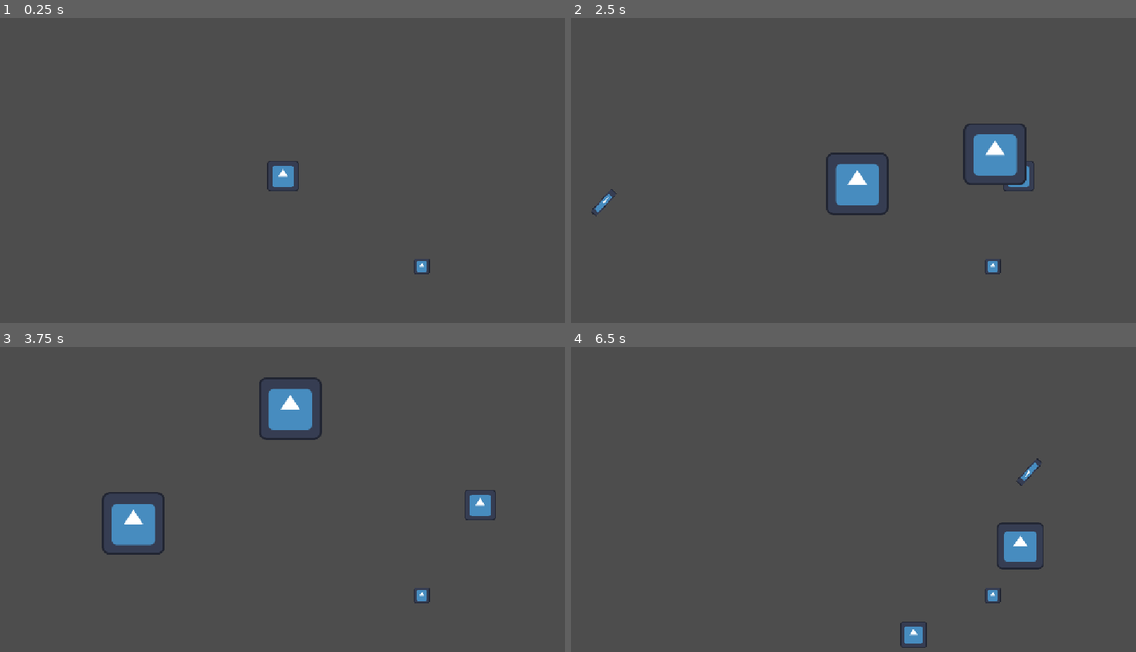
Above: before the commit, frames 1-4 (two rows, left to right).
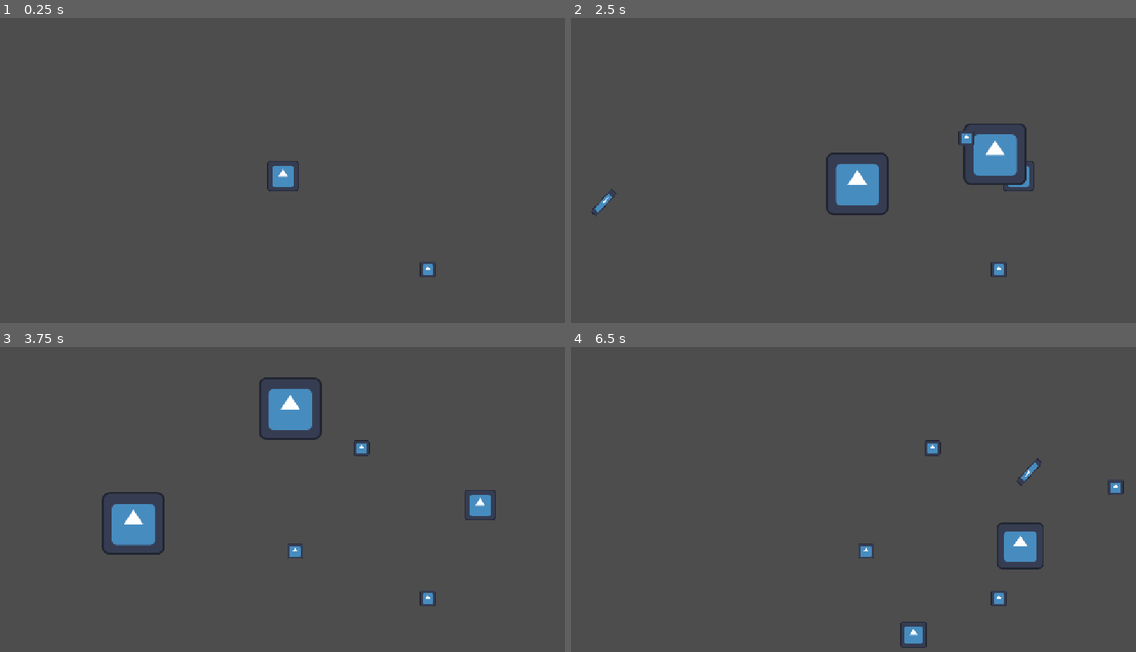
Above: after the commit, the same moments.

Repository: williamorriss/GMTK2026
Game: Godot game, scene res://abilities/playground.tscn
Two runs of this game, one before a commit and one after it. Both use one fixed random seed, a clock stepped at 60 frames per second and the inputs below. The engine's default icon, where the game draws it, is replaced by a stand-in: a white triangle on a blue panel in a dark square.
Inputs (mouse positions are in pixels of both pictures, inside the frame that each line leads up to):
- Up to frame 1 (0.25 s): no input
- Up to frame 2 (2.5 s): tap Enter (ui_accept) at 0.5, 0.77, 1.52 s; move the mouse to (977, 161) at 0.52 s; hold D (RIGHT) 0.53-2.03 s; click (977, 161) at 0.6 s; tap 1 (MAGIC_1) at 0.8, 1.35 s; move the mouse to (740, 191) at 1.27 s; tap 2 (MAGIC_2) at 1.55, 2.1 s; move the mouse to (910, 106) at 2.02 s; hold A (LEFT) from 2.03 s (still down); tap 3 (MAGIC_3) at 2.3 s
- Up to frame 3 (3.75 s): move the mouse to (254, 569) at 2.77 s; release A (LEFT) at 2.78 s; hold D (RIGHT) from 2.78 s (still down); tap 3 (MAGIC_3) at 2.85 s; tap Enter (ui_accept) at 3.02 s; tap 4 (MAGIC_4) at 3.05, 3.6 s; move the mouse to (452, 554) at 3.52 s
- Up to frame 4 (6.5 s): tap Enter (ui_accept) at 3.77, 4.52, 6.02 s; click (1023, 554) at 3.8 s; move the mouse to (684, 456) at 4.27 s; release D (RIGHT) at 4.28 s; hold A (LEFT) 4.28-5.03 s; click (684, 456) at 4.35 s; tap 1 (MAGIC_1) at 4.55, 5.85 s; move the mouse to (881, 505) at 5.02 s; hold D (RIGHT) 5.03-5.78 s; tap Space (DASH) at 5.1 s; tap 2 (MAGIC_2) at 5.3 s; move the mouse to (768, 426) at 5.77 s; hold A (LEFT) from 5.78 s (still down); tap 3 (MAGIC_3) at 6.05 s

The runs differ from the first frame. In frame 1, 0.1% of the frame differs, in the area x 73-78%, y 78-85%; in frame 2, 0.2%; in frame 3, 0.3%; in frame 4, 0.4%, in the area x 50-98%, y 30-85%.

Commit message:
Feature: spikes

Diff:
--- /dev/null
+++ b/gmtk-2026/abilities/mana_spikes/mana_spikes.gd
@@ -0,0 +1,11 @@
+class_name ManaSpikes
+extends Ability
+
+func _init(player: Node2D) -> void:
+	super._init(player)
+	_ability_data = preload("res://abilities/mana_spikes/spikes_data.tres")
+
+func activate_ability() -> void:
+	var direction: Vector2 = (_player.get_global_mouse_position() - _player.position).normalized()
+	var instance: SpikeTrap = SpikeTrap.create_trap(_player.position, direction)
+	_player.get_tree().current_scene.add_child(instance)
--- /dev/null
+++ b/gmtk-2026/abilities/mana_spikes/spike.gd
@@ -0,0 +1,11 @@
+extends Area2D
+
+@export var lifespan: float = 3
+
+func _ready() -> void:
+	get_tree().create_timer(lifespan).timeout.connect(queue_free)
+
+func _on_body_entered(body: Node2D) -> void:
+	if body.is_in_group("enemies"):
+		print("hit")
+		queue_free()
--- /dev/null
+++ b/gmtk-2026/abilities/mana_spikes/spike.tscn
@@ -0,0 +1,22 @@
+[gd_scene format=3 uid="uid://brhh1agsaou48"]
+
+[ext_resource type="Script" uid="uid://cwvgm7sjtsa2f" path="res://abilities/mana_spikes/spike.gd" id="1_5a5iw"]
+[ext_resource type="Texture2D" uid="uid://dhcwybhoxgwhe" path="res://icon.svg" id="2_0s26o"]
+
+[sub_resource type="CircleShape2D" id="CircleShape2D_ln4xa"]
+radius = 36.124783
+
+[node name="Spike" type="Area2D" unique_id=834360476]
+collision_layer = 8
+collision_mask = 2
+script = ExtResource("1_5a5iw")
+
+[node name="CollisionShape2D" type="CollisionShape2D" parent="." unique_id=657105916]
+shape = SubResource("CircleShape2D_ln4xa")
+
+[node name="Sprite2D" type="Sprite2D" parent="." unique_id=318948516]
+modulate = Color(0.89719176, 0, 0.07325766, 1)
+scale = Vector2(0.5, 0.5)
+texture = ExtResource("2_0s26o")
+
+[connection signal="body_entered" from="." to="." method="_on_body_entered"]
--- /dev/null
+++ b/gmtk-2026/abilities/mana_spikes/spike_trap.gd
@@ -0,0 +1,68 @@
+class_name SpikeTrap
+extends Area2D
+
+@export var spike_amount: int = 5
+@export var spike_distance: float = 500
+@export var initial_velocity: float = 5000
+@export var throw_distance: float = 1000
+
+var _direction: Vector2
+
+var _speed: float
+var _acceleration: float
+
+static func create_trap(starting_pos: Vector2, dir: Vector2) -> SpikeTrap:
+	var instance: SpikeTrap = preload("res://abilities/mana_spikes/spike_trap.tscn").instantiate()
+	instance.position = starting_pos
+	instance._direction = dir
+	return instance
+
+func _ready() -> void:
+	_speed = initial_velocity
+	_acceleration = -(initial_velocity ** 2) / (2 * throw_distance)
+
+func _process(delta: float) -> void:
+	_move(delta)
+
+func _move(delta: float) -> void:
+	if _speed <= 0:
+		return
+
+	_speed += _acceleration * delta
+	position += _direction * _speed * delta
+
+func _generate_spikes() -> void:
+	for i in range(spike_amount):
+		var pos: Vector2 = _generate_position()
+		while not _can_see(pos):
+			pos = _generate_position()
+
+		var instance: Node2D = preload("res://abilities/mana_spikes/spike.tscn").instantiate()
+		instance.position = pos
+		get_tree().current_scene.call_deferred("add_child", instance)
+
+func _generate_position() -> Vector2:
+	var rot: float = randf_range(0, 2 * PI)
+	var dir: Vector2 = Vector2(cos(rot), sin(rot))
+	var target: Vector2 = position + dir * spike_distance
+	return target
+
+func _can_see(target: Vector2) -> bool:
+	var space_state: PhysicsDirectSpaceState2D = get_world_2d().direct_space_state
+
+	var query: PhysicsRayQueryParameters2D = PhysicsRayQueryParameters2D.create(position, target)
+
+	var wall_layer: int = 3 # placeholder for the walls
+	query.collision_mask = 1 << (wall_layer - 1)
+	query.exclude = [self]
+
+	var result: Dictionary = space_state.intersect_ray(query)
+
+	return result.is_empty()
+
+func _on_body_entered(body: Node2D) -> void:
+	if body.is_in_group("enemies"):
+		_generate_spikes()
+		queue_free()
+
+	_speed = 0
--- /dev/null
+++ b/gmtk-2026/abilities/mana_spikes/spike_trap.tscn
@@ -0,0 +1,21 @@
+[gd_scene format=3 uid="uid://cjd5u65ul331a"]
+
+[ext_resource type="Script" uid="uid://6166fdpbw8i0" path="res://abilities/mana_spikes/spike_trap.gd" id="1_ae6pu"]
+[ext_resource type="Texture2D" uid="uid://dhcwybhoxgwhe" path="res://icon.svg" id="1_husgc"]
+
+[sub_resource type="CircleShape2D" id="CircleShape2D_ln4xa"]
+radius = 85.146935
+
+[node name="SpikeTrap" type="Area2D" unique_id=1879253546]
+collision_layer = 8
+collision_mask = 6
+script = ExtResource("1_ae6pu")
+spike_distance = 150.0
+
+[node name="CollisionShape2D" type="CollisionShape2D" parent="." unique_id=365215646]
+shape = SubResource("CircleShape2D_ln4xa")
+
+[node name="Sprite2D" type="Sprite2D" parent="." unique_id=2077830847]
+texture = ExtResource("1_husgc")
+
+[connection signal="body_entered" from="." to="." method="_on_body_entered"]
--- /dev/null
+++ b/gmtk-2026/abilities/mana_spikes/spikes_data.tres
@@ -0,0 +1,7 @@
+[gd_resource type="Resource" script_class="AbilityData" format=3 uid="uid://mvrniryum700"]
+
+[ext_resource type="Script" uid="uid://ddj5n2nhn7cnq" path="res://abilities/ability_data.gd" id="1_sg3q6"]
+
+[resource]
+script = ExtResource("1_sg3q6")
+metadata/_custom_type_script = "uid://ddj5n2nhn7cnq"
--- a/gmtk-2026/abilities/playground.tscn
+++ b/gmtk-2026/abilities/playground.tscn
@@ -7,19 +7,17 @@
 a = Vector2(2.999878, -2237)
 b = Vector2(11.000122, 2470)
 
-[sub_resource type="GDScript" id="GDScript_ln4xa"]
-script/source = "extends Sprite2D
+[sub_resource type="GDScript" id="GDScript_e3avo"]
+script/source = "extends StaticBody2D
 
 
 # Called when the node enters the scene tree for the first time.
 func _ready() -> void:
-	add_to_group(\"damageable\")
+	add_to_group(\"enemies\")
+"
 
-
-# Called every frame. 'delta' is the elapsed time since the previous frame.
-func _process(delta: float) -> void:
-	pass
-"
+[sub_resource type="CircleShape2D" id="CircleShape2D_ln4xa"]
+radius = 71.568146
 
 [node name="Playground" type="Node2D" unique_id=1672422744]
 
@@ -61,11 +59,6 @@
 [node name="CollisionShape2D" type="CollisionShape2D" parent="StaticBody2D4" unique_id=825684144]
 shape = SubResource("SegmentShape2D_ln4xa")
 
-[node name="Enemy" type="Sprite2D" parent="." unique_id=774890115]
-position = Vector2(1136, 735)
-texture = ExtResource("1_k4xrk")
-script = SubResource("GDScript_ln4xa")
-
 [node name="CharacterBody2D" parent="." unique_id=133342377 instance=ExtResource("2_sln71")]
 position = Vector2(4, -4)
 scale = Vector2(2, 2)
@@ -73,3 +66,15 @@
 acceleration = 5000.0
 friction = 5000.0
 dash_speed = 2500.0
+
+[node name="Enemy2" type="StaticBody2D" parent="." unique_id=1293037674]
+position = Vector2(1185, 760)
+collision_layer = 2
+collision_mask = 5
+script = SubResource("GDScript_e3avo")
+
+[node name="Enemy" type="Sprite2D" parent="Enemy2" unique_id=774890115]
+texture = ExtResource("1_k4xrk")
+
+[node name="CollisionShape2D" type="CollisionShape2D" parent="Enemy2" unique_id=1198356421]
+shape = SubResource("CircleShape2D_ln4xa")
--- a/gmtk-2026/player/ability_user.gd
+++ b/gmtk-2026/player/ability_user.gd
@@ -12,6 +12,8 @@
 	add_ability(0, first_spell)
 	var second: Ability = ChromaticOrb.new(player)
 	add_ability(1, second)
+	var third: Ability = ManaSpikes.new(player)
+	add_ability(2, third)
 
 func add_ability(pos: int, ability: Ability) -> void:
 	spells[pos] = ability
Not shown, added: gmtk-2026/abilities/mana_spikes/mana_spikes.gd.uid
Not shown, added: gmtk-2026/abilities/mana_spikes/spike.gd.uid
Not shown, added: gmtk-2026/abilities/mana_spikes/spike_trap.gd.uid
